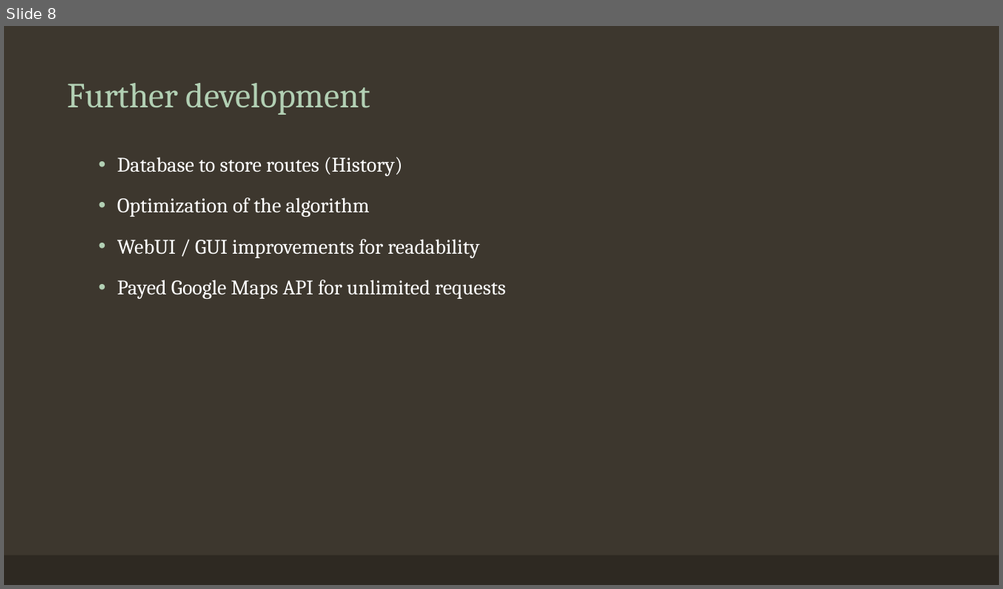
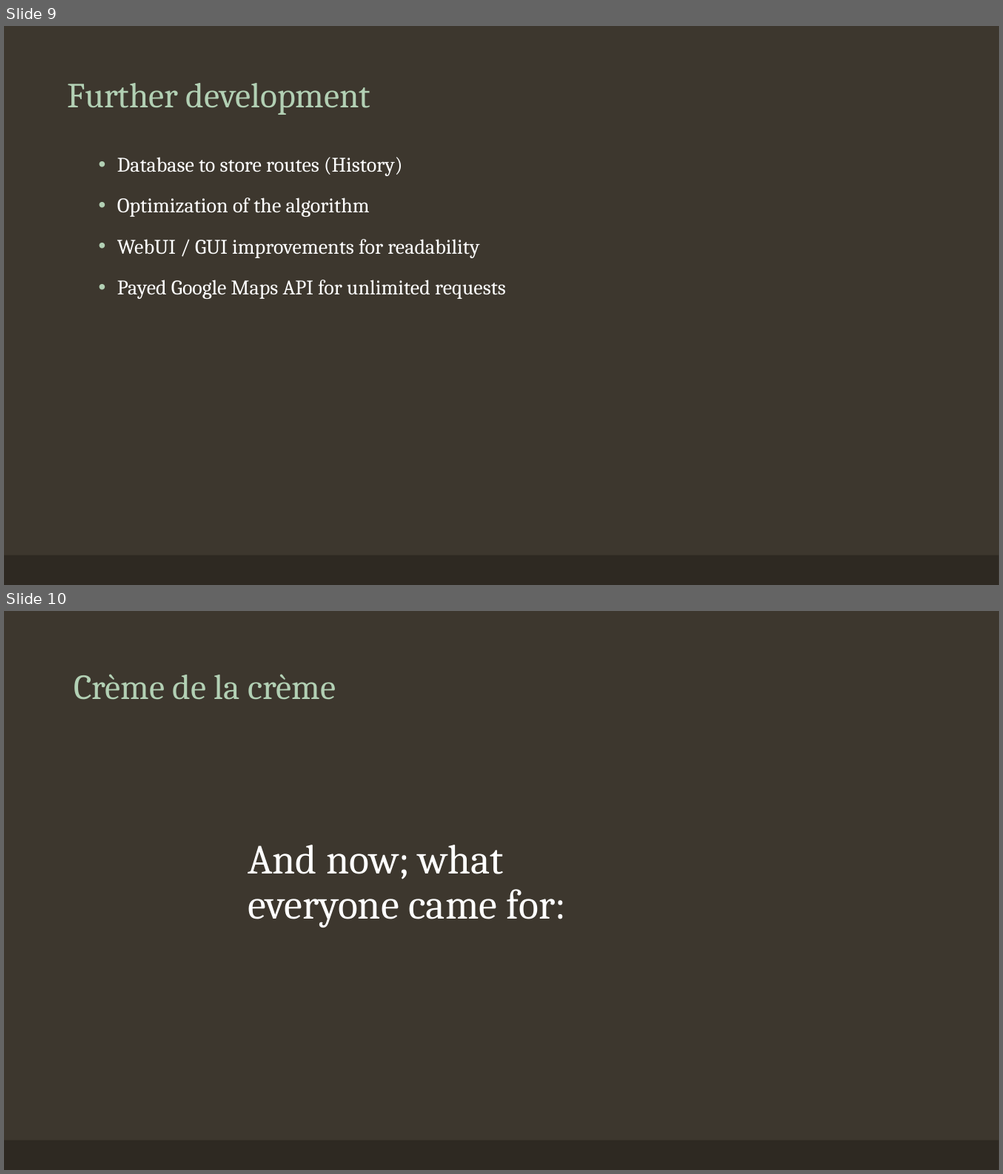
Before and after one commit to planbeee/travellingthiefproblem-ubbse2016, a slide deck: Travelling Thief Problem.pptx. Shown one above the other, each under a label of ours: slide 8 before the commit, slides 9 and 10 after it. The pictures are 1003x589 and 1003x1174 pixels, drawn with LibreOffice and Linux fonts; fonts in the diff are those of the drawing. Boxes give left, top, right and bottom in pixels: in the first picture for what was removed or moved away, otherwise in the second. Text is boxed around its words. In the diff, an @@ line names an element or a change of style, - is before the commit and + after.

```diff
--- a/Travelling Thief Problem.pptx
+++ b/Travelling Thief Problem.pptx
@@ slide 10 added at [4, 611, 999, 1170], background #3D372E; not listed: 1 template element that a slide beside it also shows @@
@@ title added at [74, 674, 336, 700], 34 pt, text #B2D0B4 @@
+Crème de la crème
@@ text added at [247, 845, 566, 928], 40 pt, text #FFFFFF @@
+And now; what everyone came for:
@@ what was slide 8 is now slide 9 @@
```
Also in this commit, not shown: 2 slides changed, 1 other slide added.
